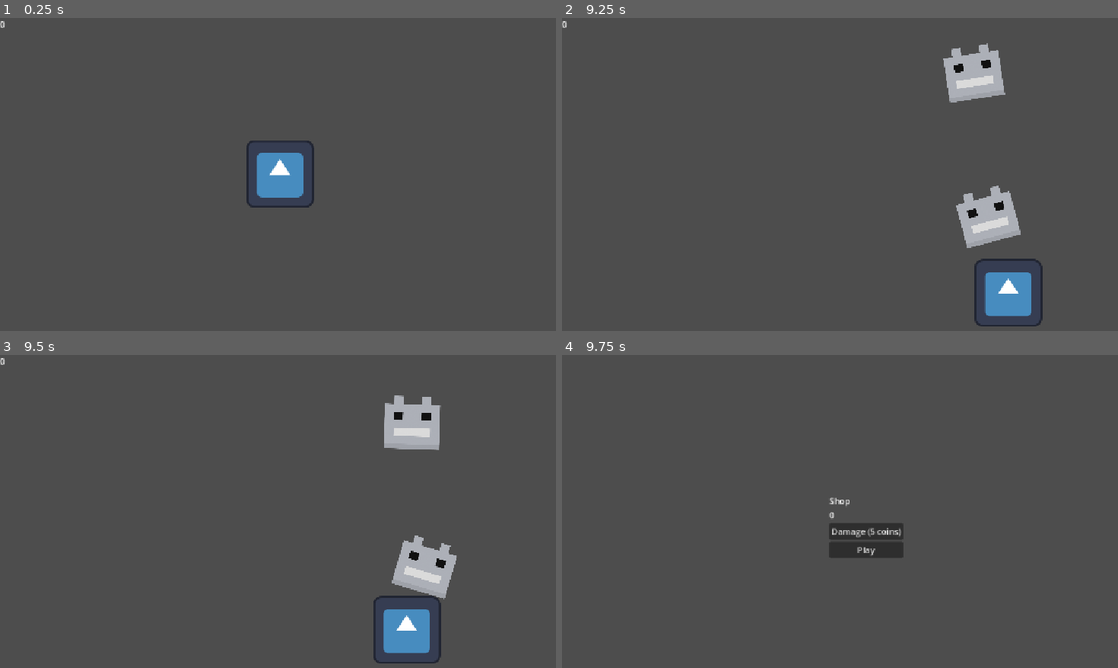
Above: before the commit, frames 1-4 (two rows, left to right).
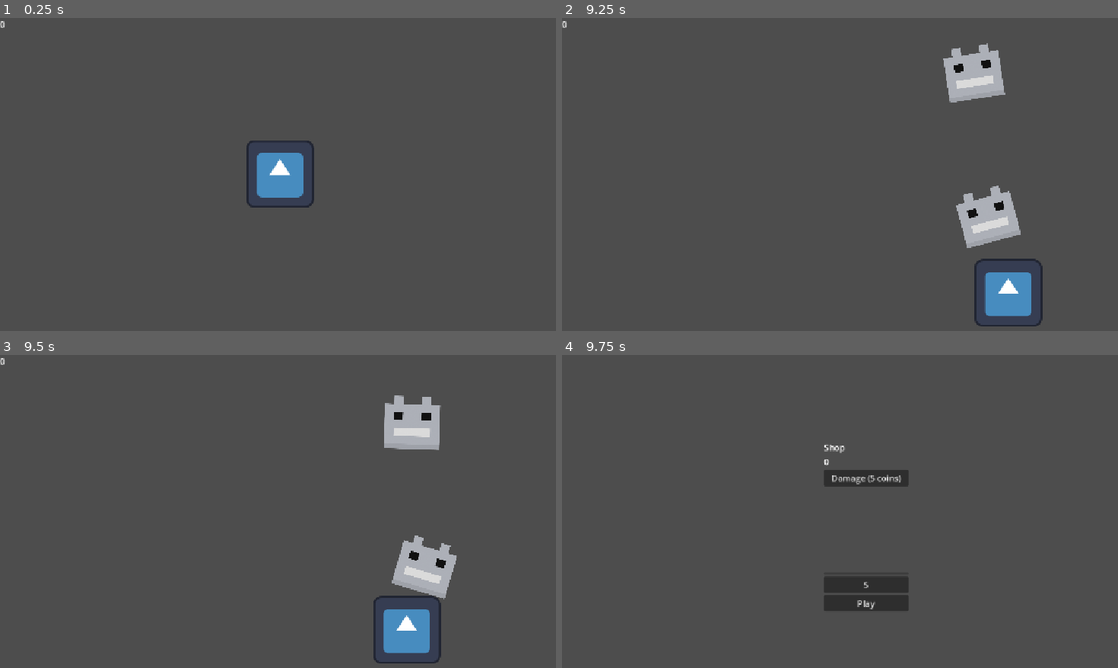
Above: after the commit, the same moments.

Repository: NxtCreator/little-archery
Game: Godot game, scene res://scenes/main.tscn
Same seed, same stepped clock (60 frames per second), same inputs: the game is played once before the commit and once after it. The engine's default icon, where the game draws it, is replaced by a stand-in: a white triangle on a blue panel in a dark square.
Inputs (mouse positions are in pixels of both pictures, inside the frame that each line leads up to):
- Up to frame 1 (0.25 s): no input
- Up to frame 2 (9.25 s): tap Enter at 0.5 s; move the mouse to (1001, 171) at 0.52 s; hold D (move_right) 0.53-1.28 s; tap Alt every 1.5 s from 0.6 to 8.1 s; click (1001, 171) at 0.67 s; move the mouse to (745, 205) at 1.27 s; hold S (move_down) 1.28-2.03 s; tap Shift every 1.5 s from 1.35 to 8.85 s; move the mouse to (928, 115) at 2.02 s; hold D (move_right) 2.03-2.78 s; move the mouse to (834, 259) at 2.77 s; hold W (move_up) 2.78-3.53 s; click (834, 259) at 2.92 s; move the mouse to (1051, 240) at 3.52 s; hold A (move_left) 3.53-5.03 s; move the mouse to (684, 136) at 4.27 s; move the mouse to (895, 190) at 5.02 s; hold S (move_down) 5.03-5.78 s; click (895, 190) at 5.17 s; move the mouse to (773, 102) at 5.77 s; hold D (move_right) 5.78-6.53 s; move the mouse to (1001, 171) at 6.52 s; hold W (move_up) 6.53-7.28 s; move the mouse to (745, 205) at 7.27 s; hold D (move_right) 7.28-8.03 s; click (745, 205) at 7.42 s; move the mouse to (928, 115) at 8.02 s; hold S (move_down) 8.03-8.78 s; move the mouse to (834, 259) at 8.77 s; hold A (move_left) from 8.78 s (still down)
- Up to frame 3 (9.5 s): keep holding A (move_left)
- Up to frame 4 (9.75 s): move the mouse to (1051, 577) at 9.52 s; release A (move_left) at 9.53 s; hold W (move_up) from 9.53 s (still down); tap Alt at 9.6 s; click (1051, 577) at 9.67 s

Frames 1-3 are identical in both runs. In frame 4, 3.5% of the frame differs, in the area x 47-63%, y 28-82%.

Commit message:
Move upgrade levels into a GameData dictionary and let cards buy their own upgrade

Diff:
--- a/game_data.gd
+++ b/game_data.gd
@@ -2,3 +2,4 @@
 
 var coins = 0
 var damage_level = 0
+var upgrade_levels = {"damage": 0, "health": 0, "speed": 0, "reload": 0}
--- a/scenes/shop.tscn
+++ b/scenes/shop.tscn
@@ -2,6 +2,7 @@
 
 [ext_resource type="Script" uid="uid://c88f8g786m50g" path="res://scenes/label.gd" id="1_lx5au"]
 [ext_resource type="Script" uid="uid://bymkcuwmo611x" path="res://scenes/shop.gd" id="1_xfvoa"]
+[ext_resource type="PackedScene" uid="uid://bsyb2j4y7tua5" path="res://scenes/upgrade_card.tscn" id="3_1l46r"]
 
 [node name="Shop" type="Control" unique_id=1448399944]
 layout_mode = 3
@@ -38,6 +39,11 @@
 layout_mode = 2
 text = "Damage (5 coins)"
 
+[node name="VBoxContainer" parent="VBoxContainer" unique_id=530761963 instance=ExtResource("3_1l46r")]
+layout_mode = 2
+upgrade_price = 5
+upgrade_id = "damage"
+
 [node name="PlayButton" type="Button" parent="VBoxContainer" unique_id=1574995387]
 layout_mode = 2
 text = "Play"
--- /dev/null
+++ b/scenes/upgrade_card.gd
@@ -0,0 +1,18 @@
+extends VBoxContainer
+@export var upgrade_name: String
+@export var upgrade_icon: Texture2D
+@export var upgrade_price: int
+@export var upgrade_id: String
+
+func _ready() -> void:
+	$Label.text = upgrade_name
+	$TextureRect.texture = upgrade_icon
+	$PurchaseButton.text = str(upgrade_price)
+
+
+func _on_purchase_button_pressed() -> void:
+	if GameData.coins < upgrade_price:
+		return
+	GameData.coins -= upgrade_price
+	GameData.upgrade_levels[upgrade_id] += 1
+	print("Upgrade Level", GameData.upgrade_levels[upgrade_id])
--- a/scenes/upgrade_card.tscn
+++ b/scenes/upgrade_card.tscn
@@ -1,11 +1,13 @@
 [gd_scene format=3 uid="uid://bsyb2j4y7tua5"]
 
 [ext_resource type="Texture2D" uid="uid://cxtexrrk3vg4p" path="res://icon.svg" id="1_62kwj"]
+[ext_resource type="Script" uid="uid://cwt1u2m0mf5es" path="res://scenes/upgrade_card.gd" id="1_ew4bf"]
 
 [node name="VBoxContainer" type="VBoxContainer" unique_id=530761963]
 custom_minimum_size = Vector2(160, 0)
 offset_right = 40.0
 offset_bottom = 40.0
+script = ExtResource("1_ew4bf")
 
 [node name="TextureRect" type="TextureRect" parent="." unique_id=1368726042]
 custom_minimum_size = Vector2(128, 128)
@@ -23,6 +25,8 @@
 layout_mode = 2
 show_percentage = false
 
-[node name="Button" type="Button" parent="." unique_id=795331681]
+[node name="PurchaseButton" type="Button" parent="." unique_id=795331681]
 layout_mode = 2
 text = "10"
+
+[connection signal="pressed" from="PurchaseButton" to="." method="_on_purchase_button_pressed"]
Not shown, added: scenes/upgrade_card.gd.uid
